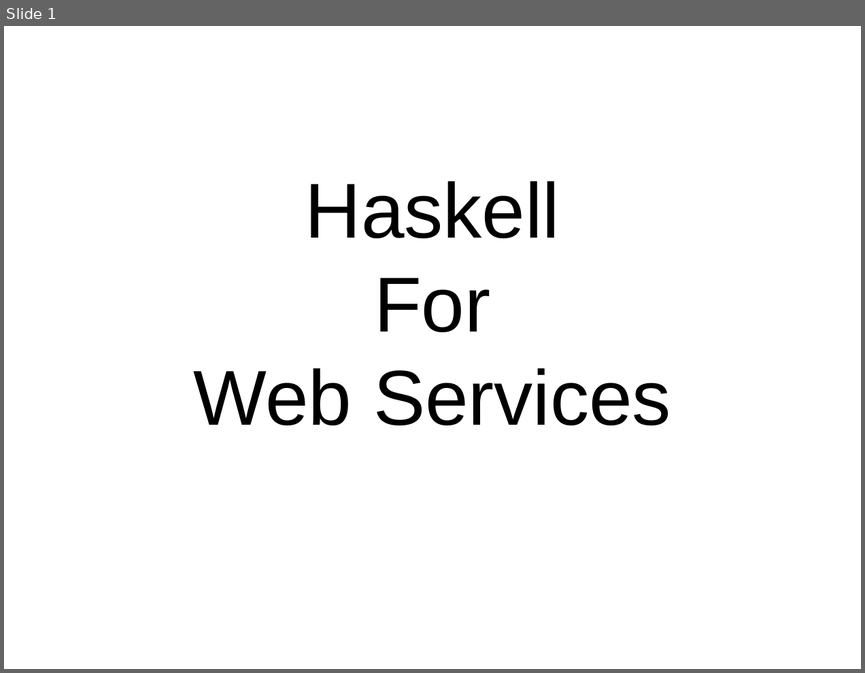
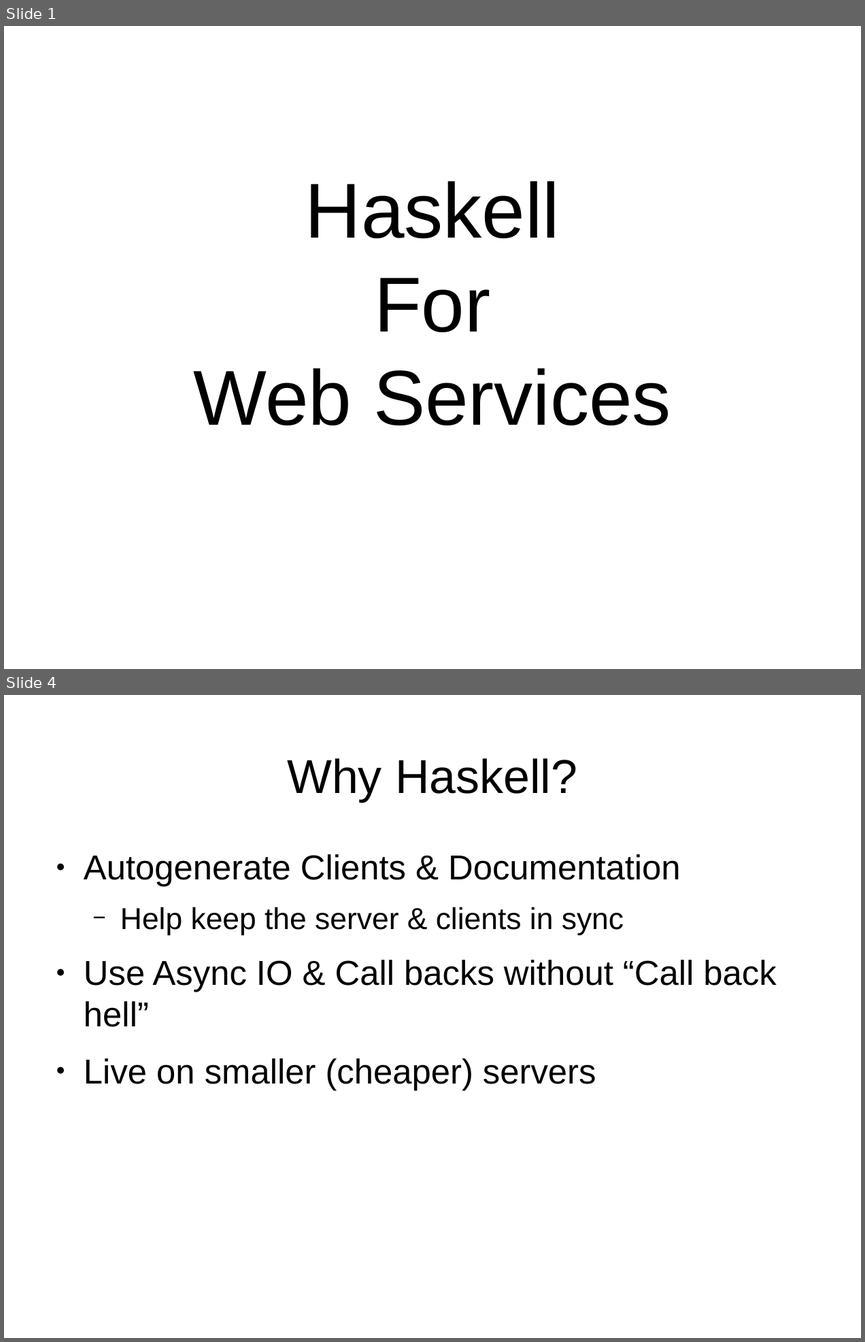
Before and after one commit to bhurt/presentations, a slide deck: webserve.odp. Shown one above the other, each under a label of ours: slide 1 before the commit, slides 1 and 4 after it; the slides between them are not shown. The pictures are 865x673 and 865x1342 pixels, drawn with LibreOffice and Linux fonts; fonts in the diff are those of the drawing. Boxes give left, top, right and bottom in pixels: in the first picture for what was removed or moved away, otherwise in the second. Text is boxed around its words. In the diff, an @@ line names an element or a change of style, - is before the commit and + after.

```diff
--- a/webserve.odp
+++ b/webserve.odp
@@ slide 4 added at (x1=4, y1=695, x2=861, y2=1338), background #FFFFFF @@
@@ title added at (x1=287, y1=758, x2=577, y2=802), 44 pt, text #000000 @@
+Why Haskell?
@@ text added at (x1=84, y1=854, x2=776, y2=1090), 32 pt, text #000000 @@
+● Autogenerate Clients & Documentation
+  − Help keep the server & clients in sync
+● Use Async IO & Call backs without “Call back hell”
+● Live on smaller (cheaper) servers
```
Also in this commit, not shown: 1 slide changed, 67 other slides added.
